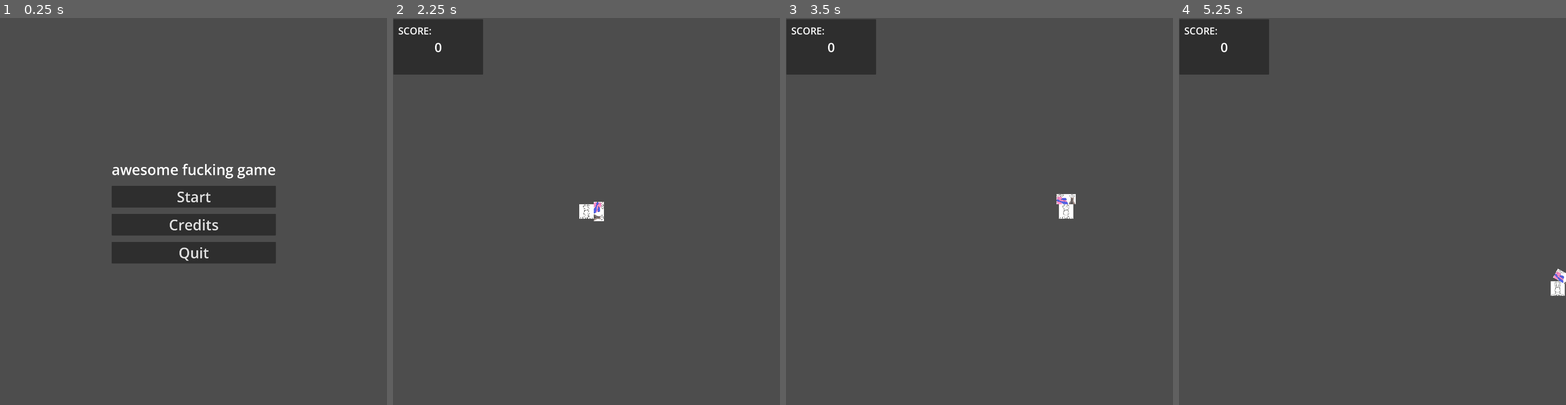
Above: before the commit, frames 1-4 (left to right).
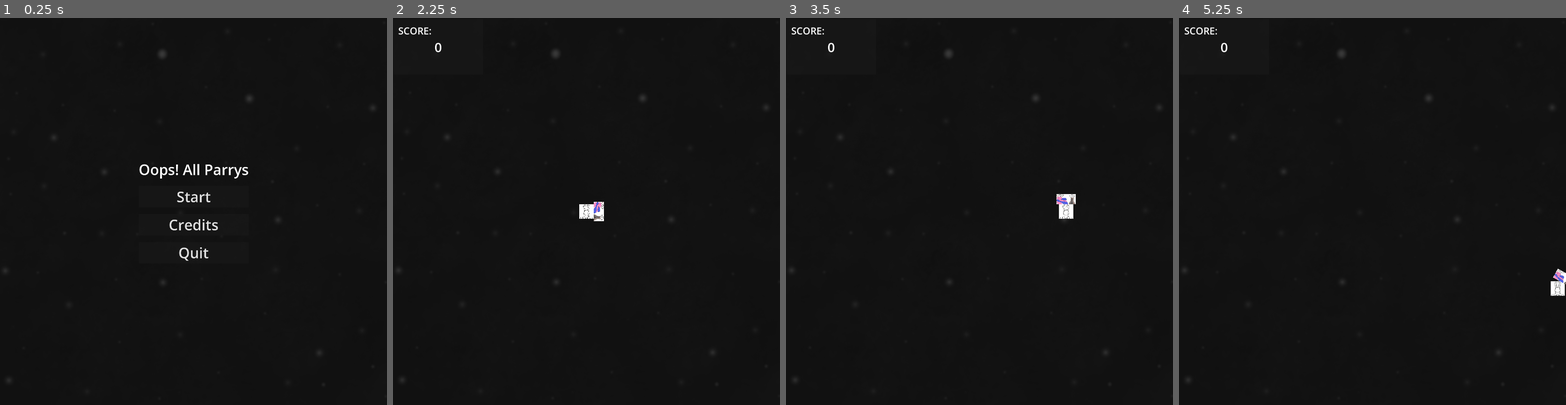
Above: after the commit, the same moments.

Repository: Restra9423/Jamfest-Spring-2026
Game: Godot game, scene res://UI/title.tscn
Two runs of this game, one before a commit and one after it. Both use one fixed random seed, a clock stepped at 60 frames per second and the inputs below.
Inputs (mouse positions are in pixels of both pictures, inside the frame that each line leads up to):
- Up to frame 1 (0.25 s): no input
- Up to frame 2 (2.25 s): click "Credits" at 0.5 s; click "Back To Title" at 1.25 s; click "Start" at 2 s
- Up to frame 3 (3.5 s): tap Enter at 2.75 s; move the mouse to (1064, 192) at 2.77 s; hold D (Right) from 2.78 s (still down); click (1064, 192) at 2.85 s
- Up to frame 4 (5.25 s): move the mouse to (1295, 230) at 3.52 s; release D (Right) at 3.53 s; hold S (Down) 3.53-4.28 s; click (1295, 230) at 3.6 s; move the mouse to (1411, 126) at 4.27 s; hold D (Right) 4.28-5.03 s; click (1411, 126) at 4.35 s; move the mouse to (1353, 288) at 5.02 s; hold W (Up) from 5.03 s (still down); click (1353, 288) at 5.1 s

The runs differ from the first frame. In frame 1, 95% of the frame differs, in the area x 0-100%, y 0-100%; in frame 2, 96%; in frame 3, 96%; in frame 4, 96%.

Commit message:
Added Background Image and Changed Title

Diff:
--- a/Levels/world_scene.tscn
+++ b/Levels/world_scene.tscn
@@ -3,6 +3,7 @@
 [ext_resource type="PackedScene" uid="uid://bpt5xrqt3jw1h" path="res://Prefabs/Player.tscn" id="1_8oma2"]
 [ext_resource type="PackedScene" uid="uid://djiitpxgsp02t" path="res://Prefabs/PatternSpawner.tscn" id="2_47q4h"]
 [ext_resource type="PackedScene" uid="uid://dx1wp8ft46jae" path="res://Prefabs/ScoreCounter.tscn" id="3_gajq0"]
+[ext_resource type="Texture2D" uid="uid://3pn0sh3mbpie" path="res://Art/Background.png" id="4_iyqwk"]
 
 [sub_resource type="RectangleShape2D" id="RectangleShape2D_8oma2"]
 size = Vector2(1918, 1)
@@ -51,3 +52,7 @@
 offset_top = -954.0
 offset_right = -513.0
 offset_bottom = -679.0
+
+[node name="Background" type="Sprite2D" parent="." unique_id=203242074]
+z_index = -5
+texture = ExtResource("4_iyqwk")
--- a/UI/credits.tscn
+++ b/UI/credits.tscn
@@ -2,6 +2,7 @@
 
 [ext_resource type="Theme" uid="uid://b0t0wqywuh78x" path="res://UI/ui_theme.tres" id="1_ng644"]
 [ext_resource type="Script" uid="uid://cnews4yryjkpt" path="res://UI/credits.gd" id="2_uuuvy"]
+[ext_resource type="Texture2D" uid="uid://3pn0sh3mbpie" path="res://Art/Background.png" id="3_kk2ga"]
 
 [node name="Credits" type="Control" unique_id=564746374]
 layout_mode = 3
@@ -134,4 +135,17 @@
 text = "Back To Title"
 icon_alignment = 1
 
+[node name="BoxContainer" type="BoxContainer" parent="." unique_id=581658310]
+layout_mode = 0
+offset_left = 552.5
+offset_top = 702.0
+offset_right = 592.5
+offset_bottom = 742.0
+alignment = 1
+
+[node name="Background" type="Sprite2D" parent="BoxContainer" unique_id=49087058]
+z_index = -5
+position = Vector2(404.5, 260)
+texture = ExtResource("3_kk2ga")
+
 [connection signal="pressed" from="VBoxContainer/backButton" to="." method="_on_back_button_pressed"]
--- a/UI/title.tscn
+++ b/UI/title.tscn
@@ -2,6 +2,7 @@
 
 [ext_resource type="Theme" uid="uid://b0t0wqywuh78x" path="res://UI/ui_theme.tres" id="1_2itqh"]
 [ext_resource type="Script" uid="uid://djusunur2dvlt" path="res://UI/title.gd" id="2_pa5mj"]
+[ext_resource type="Texture2D" uid="uid://3pn0sh3mbpie" path="res://Art/Background.png" id="3_jgd3k"]
 
 [node name="TitleScreen" type="Control" unique_id=966666377]
 layout_mode = 3
@@ -15,6 +16,19 @@
 theme = ExtResource("1_2itqh")
 script = ExtResource("2_pa5mj")
 
+[node name="BoxContainer" type="BoxContainer" parent="." unique_id=1933558376]
+layout_mode = 0
+offset_left = 552.5
+offset_top = 702.0
+offset_right = 592.5
+offset_bottom = 742.0
+alignment = 1
+
+[node name="Background" type="Sprite2D" parent="BoxContainer" unique_id=2055333984]
+z_index = -5
+position = Vector2(404.5, 260)
+texture = ExtResource("3_jgd3k")
+
 [node name="VBoxContainer" type="VBoxContainer" parent="." unique_id=2028029127]
 layout_mode = 1
 anchors_preset = 8
@@ -22,16 +36,16 @@
 anchor_top = 0.5
 anchor_right = 0.5
 anchor_bottom = 0.5
-offset_left = -91.0
-offset_top = -29.5
-offset_right = 91.0
-offset_bottom = 29.5
+offset_left = -273.0
+offset_top = -258.0
+offset_right = 273.0
+offset_bottom = 258.00195
 grow_horizontal = 2
 grow_vertical = 2
 
 [node name="Label" type="Label" parent="VBoxContainer" unique_id=1584414685]
 layout_mode = 2
-text = "awesome fucking game"
+text = "Oops! All Parrys"
 
 [node name="Start" type="Button" parent="VBoxContainer" unique_id=1343386419]
 layout_mode = 2
Binary file added: Art/Background.png
Not shown, added: Art/Background.png.import
